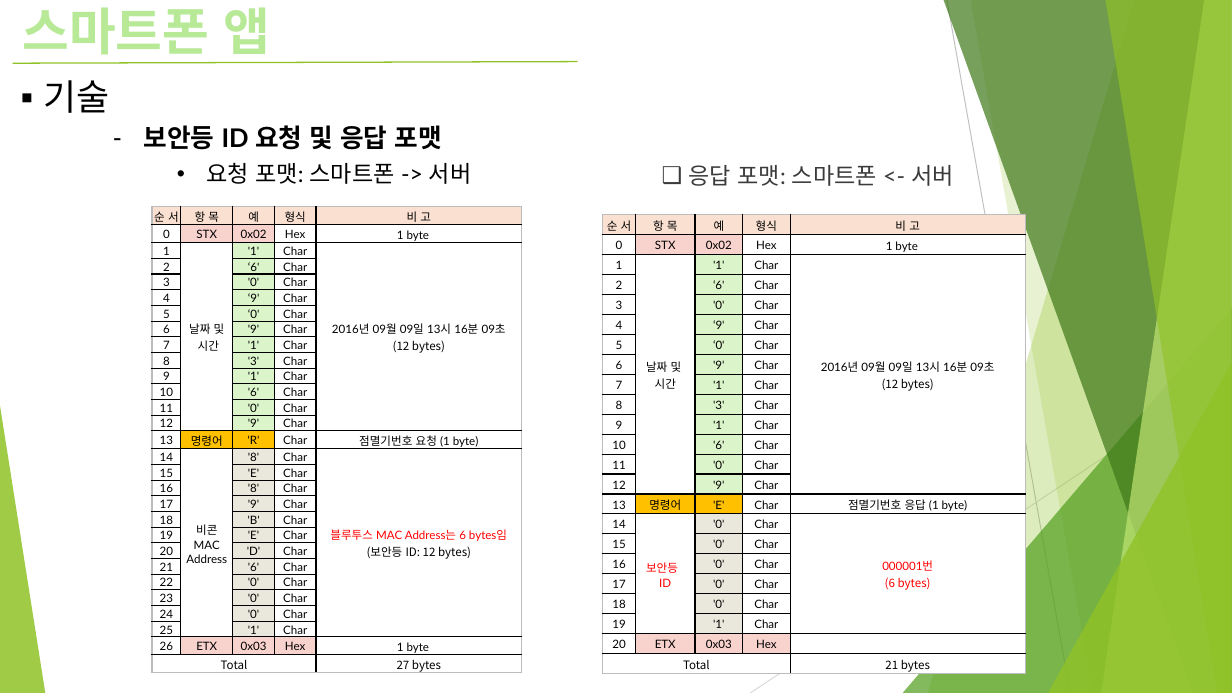
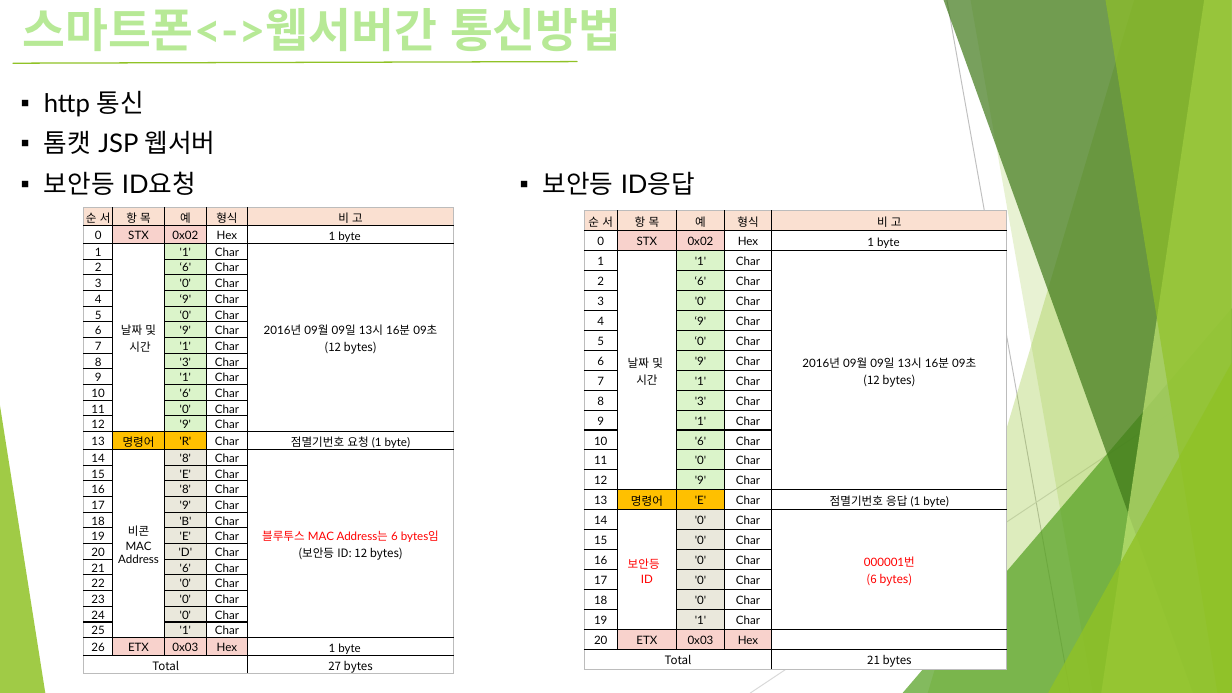
Before and after one commit to aodzmtm/CPL-20162-Team1, a slide deck: slide 6 of O2O_비콘기반 방범등 관리_제안서.pptx. Drawn at 1232x693 pixels with LibreOffice and Linux fonts; fonts in the diff are those of the drawing. Boxes give left, top, right and bottom in pixels: in the first picture for what was removed or moved away, otherwise in the second. Text is boxed around its words. In the diff, an @@ line names an element or a change of style, - is before the commit and + after.

```diff
--- a/O2O_비콘기반 방범등 관리_제안서.pptx
+++ b/O2O_비콘기반 방범등 관리_제안서.pptx
@@ text at [22, 8, 621, 51]: text changed; size 39.6 to 36.3 pt @@
-스마트폰 앱
+스마트폰<->웹서버간 통신방법
@@ text at [44, 90, 215, 195]: text changed; bold off @@
-▪ 기술
-    – 보안등 ID 요청 및 응답 포맷
+▪ http 통신
+▪ 톰캣 JSP 웹서버
+▪ 보안등 ID요청
@@ text removed at [206, 162, 472, 184] @@
-• 요청 포맷: 스마트폰 -> 서버
@@ text added at [543, 171, 695, 195], 20 pt, text #000000 @@
+▪ 보안등 ID응답
@@ text removed at [689, 165, 954, 186] @@
-❑ 응답 포맷: 스마트폰 <- 서버
@@ table: place and size @@
-table at [152, 207, 522, 677]
+table at [84, 208, 454, 678]
@@ table: place and size @@
-table at [603, 215, 1025, 676]
+table at [584, 211, 1006, 671]
```
Also in this commit, not shown: 3 other slides changed.
